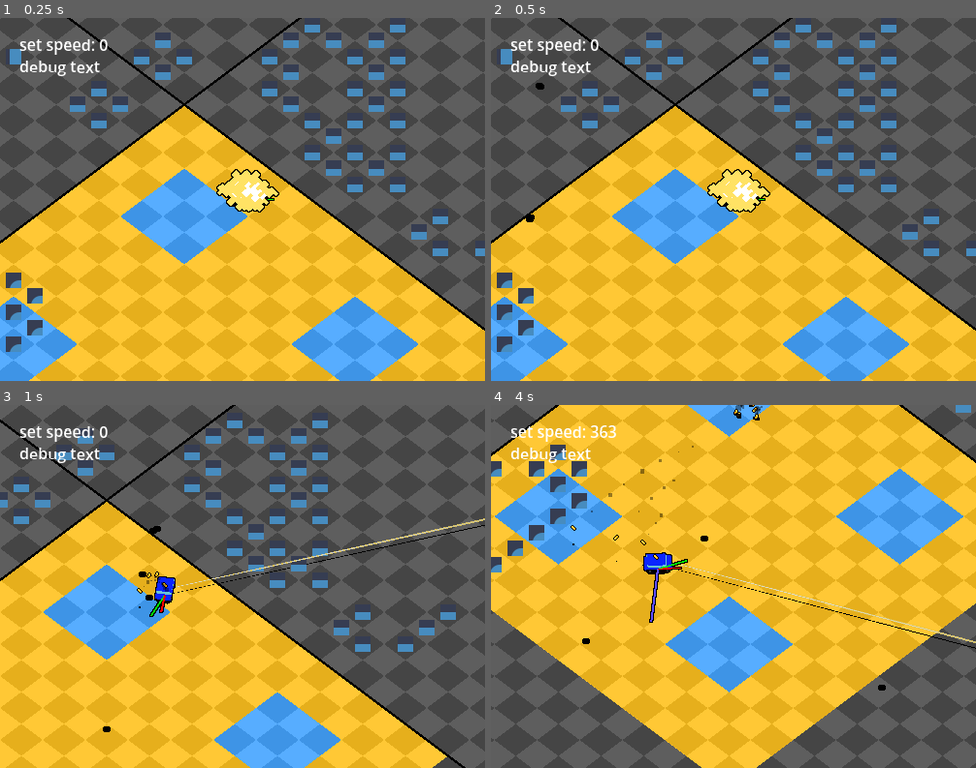
Above: before the commit, frames 1-4 (two rows, left to right).
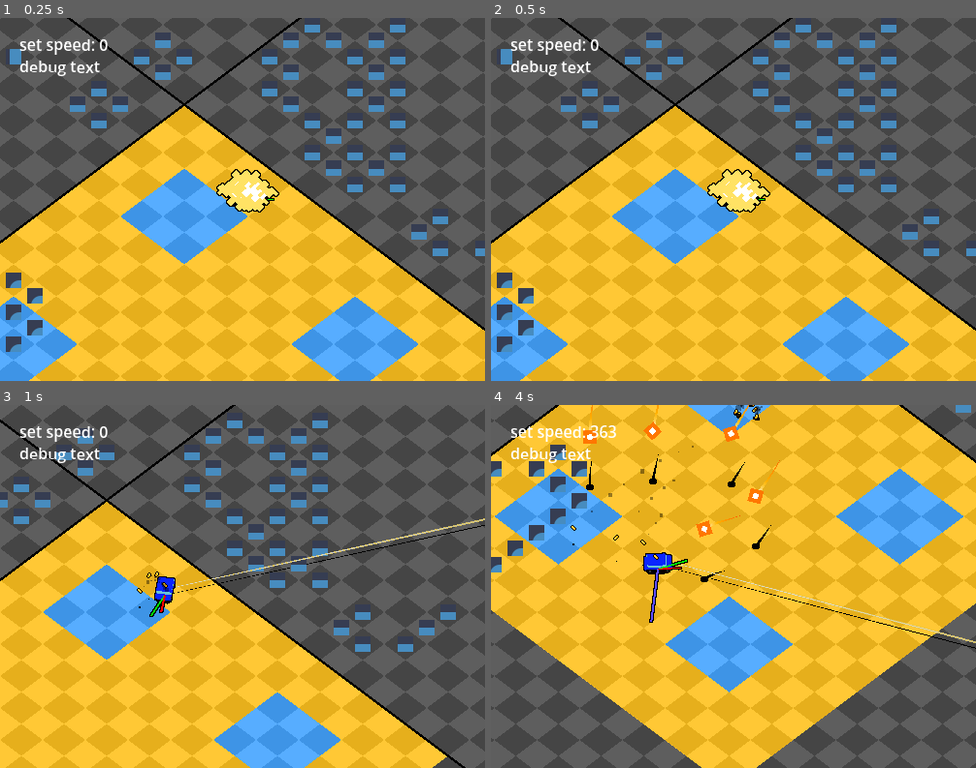
Above: after the commit, the same moments.

Repository: kaiakairos/yeehawDrive
Game: Godot game, scene res://world_scenes/test/test_track.tscn
Same seed, same stepped clock (60 frames per second), same inputs: the game is played once before the commit and once after it. The engine's default icon, where the game draws it, is replaced by a stand-in: a white triangle on a blue panel in a dark square.
Inputs (mouse positions are in pixels of both pictures, inside the frame that each line leads up to):
- Up to frame 1 (0.25 s): no input
- Up to frame 2 (0.5 s): no input
- Up to frame 3 (1 s): tap Enter at 0.5 s; move the mouse to (349, 568) at 0.52 s; press the mouse at (349, 568) at 0.53 s; hold D (turnRight) from 0.53 s (still down); tap Space (hop) at 0.77 s
- Up to frame 4 (4 s): move the mouse to (636, 604) at 1.27 s; release D (turnRight) at 1.28 s; release the mouse at (636, 604) at 1.28 s; hold S (brake) 1.28-2.03 s; click (636, 604) at 1.35 s; tap Space (hop) at 1.52, 3.02, 3.77 s; move the mouse to (782, 506) at 2.02 s; press the mouse at (782, 506) at 2.03 s; hold D (turnRight) 2.03-2.78 s; move the mouse to (709, 659) at 2.77 s; release the mouse at (709, 659) at 2.78 s; hold W (accelerate) 2.78-3.53 s; click (709, 659) at 2.85 s; move the mouse to (879, 640) at 3.52 s; press the mouse at (879, 640) at 3.53 s; hold A (turnLeft) from 3.53 s (still down)

Frame 1 is identical in both runs. In frame 2, less than 0.1% of the frame differs, in the area x 7-11%, y 17-57%; in frame 3, 0.1%; in frame 4, 0.9%, in the area x 18-82%, y 0-79%.

Commit message:
enemy doiee

Diff:
--- a/object_scenes/enemies/boidFlyer/boid_flyer.gd
+++ b/object_scenes/enemies/boidFlyer/boid_flyer.gd
@@ -3,13 +3,31 @@
 
 var velocity := Vector2.ZERO
 
-enum states {NORMAL,EXPLODE,DYING}
+enum states {NORMAL,DASH,DASHRECOVER,DYING}
 var state :int = 0
 
 var spin :float = 0.0
 var noise :FastNoiseLite = FastNoiseLite.new()
 
 var offsetTargetAngle :float = 0.0
+
+const DASHBOOST :float = 320.0
+const AMOUNTOFTIMEDASHING :float = 0.5
+var dashTimer :float = 0.0
+const WAITTIMEFORFASH :float = 0.5
+var waitForDash :float = 0.0
+
+@export var heightSpriteOrigin :Node2D
+
+@export var heightMax :float = 16.0
+
+@export var heightSpeedMax :float = 1000.0
+
+@export var normalHeightCurve :Curve
+@export var dashHeightCurve :Curve
+
+var heightIntoDashSave :float = 0.0
+var dashRecoveryTimer :float = 0.0
 
 func _ready() -> void:
 
@@ -24,26 +42,62 @@
 	match state:
 		states.NORMAL:
 			velocity = stateNormal(velocity,delta)
+			var sample :float = normalHeightCurve.sample( min(velocity.length() / heightSpeedMax,1.0) )
+			var heightTarget :float = sample * heightMax * -1
+			heightSpriteOrigin.position.y = lerp(heightSpriteOrigin.position.y,heightTarget,0.2)
 
-		states.EXPLODE:
-			velocity = velocity.move_toward(Vector2.ZERO,delta*1400.0)
+		states.DASH:
+			dashTimer -= delta
+			if dashTimer < 0.0:
+				state = states.DASHRECOVER
+				dashRecoveryTimer = 0.5
 
+			var sample :float = dashHeightCurve.sample( 1.0 - (dashTimer / AMOUNTOFTIMEDASHING) )
+			var heightTarget :float = sample * heightIntoDashSave
+			heightSpriteOrigin.position.y = heightTarget
+
+
+		states.DASHRECOVER:
+
+			var trueShit :Vector2 = stateNormal(velocity,delta)
+			velocity = lerp(velocity,trueShit,0.2)
+			var sample :float = normalHeightCurve.sample( min(velocity.length() / heightSpeedMax,1.0) )
+			var heightTarget :float = sample * heightMax * -1
+			heightSpriteOrigin.position.y = lerp(heightSpriteOrigin.position.y,heightTarget,0.2)
+
+
+			dashRecoveryTimer -= delta
+			if dashRecoveryTimer < 0.0:
+				state = states.NORMAL
 
 		states.DYING:
 			velocity = stateNormal(velocity,delta)
 
 
 	position += velocity * delta
+	$HeightSpriteOrigin/Placeholder.rotate(0.07*delta*velocity.length())
+	$HeightSpriteOrigin/Placeholder2.rotate(-0.08*delta*velocity.length())
+
+	$Shadow2.scale.x = 2.0 - ((heightSpriteOrigin.position.y*-1) / heightMax)
+	$Shadow2.scale.y =$Shadow2.scale.x
+
+	$Line2D.add_point(global_position + heightSpriteOrigin.position + Vector2(0,-4))
+	$Line2D.global_position = Vector2.ZERO
+	if $Line2D.points.size() > 10:
+		$Line2D.remove_point(0)
+
+	$Line2D2.add_point(global_position)
+	$Line2D2.global_position = Vector2.ZERO
+	if $Line2D2.points.size() > 6:
+		$Line2D2.remove_point(0)
 
 func stateNormal(vel:Vector2,delta:float) -> Vector2:
 
 	var player :PlayerCar = GlobalReference.player
-	var distanceVector :Vector2 = (player.predictFuturePosition(0.25) + Vector2(8,0).rotated(offsetTargetAngle).rotated(player.velocity.angle())) - global_position
+	var distanceVector :Vector2 = (player.predictFuturePosition(0.06) + Vector2(8,0).rotated(offsetTargetAngle).rotated(player.velocity.angle())) - global_position
 
-	#global_position = distanceVector + global_position debug
 
 	vel += distanceVector * 0.16
-
 
 	for obj in get_tree().get_nodes_in_group("boidAvoid"):
 		var yep :Vector2= obj.global_position - global_position
@@ -53,11 +107,27 @@
 	if vel.length() > player.velocity.length() + 120:
 		vel = vel.normalized() * (player.velocity.length() + 120)
 
-	if vel.length() < 400:
-		vel = vel.normalized() * 400
+	if vel.length() < 120:
+		vel = vel.normalized() * 120
 
-	#if distanceVector.length() < 24:
-	#	state = states.EXPLODE
-	#	$ColorRect.show()
+
+	if state == states.DASHRECOVER:
+		return vel #dont try to go for dash if we're still recovering
+
+	if distanceVector.length() < 72:
+		waitForDash += delta
+	else:
+		waitForDash -= delta * 0.15
+		if waitForDash < 0.0:
+			waitForDash = 0.0
+
+	if waitForDash > WAITTIMEFORFASH:
+		vel = player.velocity
+		vel += (player.global_position-global_position).normalized() * DASHBOOST
+		state = states.DASH
+		dashTimer = AMOUNTOFTIMEDASHING
+		waitForDash = 0.0
+
+		heightIntoDashSave = heightSpriteOrigin.position.y
 
 	return vel
--- a/object_scenes/enemies/boidFlyer/boid_flyer.tscn
+++ b/object_scenes/enemies/boidFlyer/boid_flyer.tscn
@@ -2,16 +2,55 @@
 
 [ext_resource type="Script" uid="uid://cjyixqnvh3xy2" path="res://object_scenes/enemies/boidFlyer/boid_flyer.gd" id="1_e0s1s"]
 [ext_resource type="Texture2D" uid="uid://twslll0tu5pb" path="res://object_scenes/bulletCasing/shadow.png" id="2_f68dx"]
+[ext_resource type="Texture2D" uid="uid://cdnawlxgh2imq" path="res://object_scenes/enemies/boidFlyer/placeholder.png" id="3_alaup"]
 
-[node name="BoidFlyer" type="Node2D" unique_id=1505610253]
+[sub_resource type="Curve" id="Curve_alaup"]
+_data = [Vector2(0.42550415, 1), -0.79463464, -0.79463464, 0, 0, Vector2(0.5816525, 0.4648437), -1.3444318, 0.0, 0, 0, Vector2(0.80286264, 0.6210937), 2.7710333, 0.0, 0, 0]
+point_count = 3
+
+[sub_resource type="Curve" id="Curve_7lida"]
+_data = [Vector2(0, 1), 0.0, -3.8452046, 0, 0, Vector2(0.5003252, 0), 0.0, 0.0, 0, 0, Vector2(1, 1), 0.47089484, 0.0, 0, 0]
+point_count = 3
+
+[sub_resource type="Curve" id="Curve_usivf"]
+_data = [Vector2(0, 0), 0.0, 0.0, 0, 0, Vector2(1, 1), 0.0, 0.0, 0, 0]
+point_count = 2
+
+[sub_resource type="Gradient" id="Gradient_alaup"]
+offsets = PackedFloat32Array(0, 0.30902517, 0.7241876, 1)
+colors = PackedColorArray(1, 0, 0, 1, 1, 0.45882353, 0, 1, 1, 0.7254902, 0, 1, 1, 1, 1, 1)
+
+[node name="BoidFlyer" type="Node2D" unique_id=1505610253 node_paths=PackedStringArray("heightSpriteOrigin")]
 script = ExtResource("1_e0s1s")
+heightSpriteOrigin = NodePath("HeightSpriteOrigin")
+heightMax = 48.0
+normalHeightCurve = SubResource("Curve_alaup")
+dashHeightCurve = SubResource("Curve_7lida")
 
 [node name="Shadow2" type="Sprite2D" parent="." unique_id=388810015]
+z_index = -5
 texture = ExtResource("2_f68dx")
 
-[node name="ColorRect" type="ColorRect" parent="." unique_id=1427636127]
-visible = false
-offset_left = -19.0
-offset_top = -40.0
-offset_right = 21.0
-color = Color(1, 0.09803922, 0.0627451, 1)
+[node name="Line2D2" type="Line2D" parent="." unique_id=87815400]
+z_index = -5
+width = 3.0
+width_curve = SubResource("Curve_usivf")
+default_color = Color(0, 0, 0, 1)
+
+[node name="Line2D" type="Line2D" parent="." unique_id=2146172308]
+width = 3.0
+width_curve = SubResource("Curve_usivf")
+gradient = SubResource("Gradient_alaup")
+
+[node name="HeightSpriteOrigin" type="Node2D" parent="." unique_id=606557846]
+
+[node name="Placeholder" type="Sprite2D" parent="HeightSpriteOrigin" unique_id=927486970]
+modulate = Color(1, 0.46666667, 0, 1)
+position = Vector2(0, -4)
+scale = Vector2(1.725, 1.725)
+texture = ExtResource("3_alaup")
+
+[node name="Placeholder2" type="Sprite2D" parent="HeightSpriteOrigin" unique_id=758763971]
+position = Vector2(0, -4)
+scale = Vector2(0.69, 0.69)
+texture = ExtResource("3_alaup")
--- a/object_scenes/player/player_car.gd
+++ b/object_scenes/player/player_car.gd
@@ -144,7 +144,7 @@
 	if !drifting:
 			createNewTireTrack()
 	drifting = true
-	driftboost += (3.5 * (1.0 - abs(dot))) * min(currentSpeed / maxSpeed,1.0)
+	driftboost += (4.2 * (1.0 - abs(dot))) * min(currentSpeed / maxSpeed,1.0)
 
 func checkforHopInput() -> void: # Check to see if we've jumped and apply state change
 	if state != 0 or drifting:
Binary file added: object_scenes/enemies/boidFlyer/placeholder.png
Not shown, added: object_scenes/enemies/boidFlyer/placeholder.png.import
